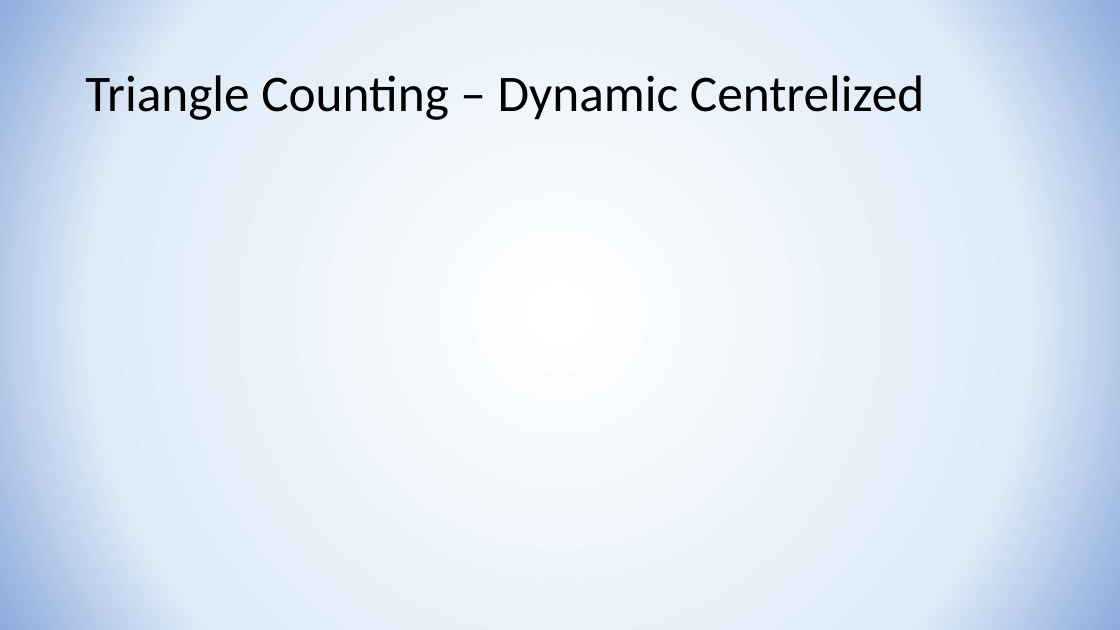
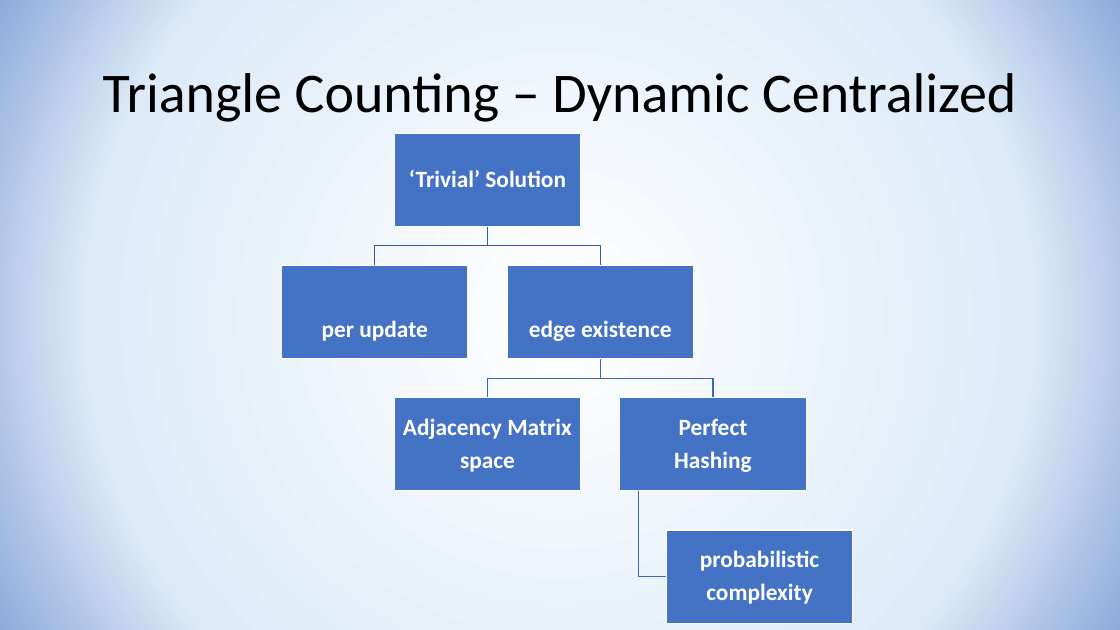
Before and after one commit to YuvalAlf/Triangles-Counting, a slide deck: slide 4 of Triangle Counting Results.pptx. Drawn at 1120x630 pixels with LibreOffice and Linux fonts; fonts in the diff are those of the drawing; grey boxes stand for pictures. Boxes give left, top, right and bottom in pixels: in the first picture for what was removed or moved away, otherwise in the second. Text is boxed around its words. In the diff, an @@ line names an element or a change of style, - is before the commit and + after.

Commit message:
Presentation

```diff
--- a/Triangle Counting Results.pptx
+++ b/Triangle Counting Results.pptx
@@ title at (x1=103, y1=73, x2=1016, y2=122): text changed; size 44 to 48 pt @@
-Triangle Counting – Dynamic Centrelized
+Triangle Counting – Dynamic Centralized
@@ group added at (x1=281, y1=133, x2=853, y2=623): 6 rectangles, 6 texts, 5 freeform shapes @@
+‘Trivial’ Solution
+per update
+edge existence
+Adjacency Matrix
+space
+Perfect
+Hashing
+probabilistic
+complexity
```
Also in this commit, not shown: 3 other slides changed, 13 slides added, 2 slides removed, 1 other file.
